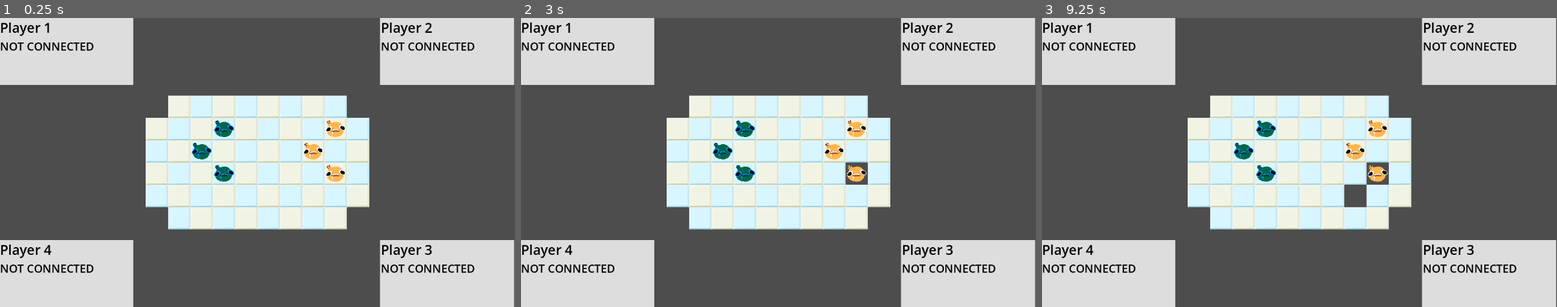
Above: before the commit, frames 1-3 (left to right).
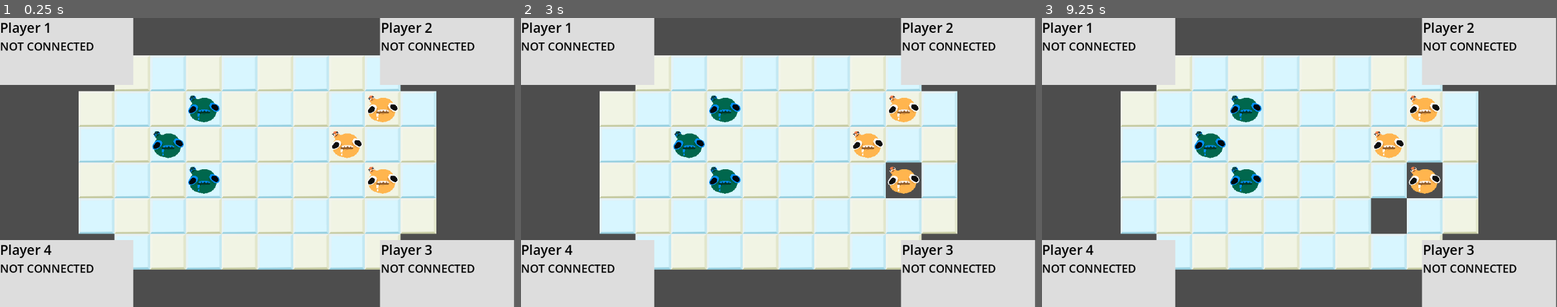
Above: after the commit, the same moments.

Repository: patator62180/GDWL_67
Game: Godot game, scene res://scenes/game/game.tscn
Two runs of this game, one before a commit and one after it. Both use one fixed random seed, a clock stepped at 60 frames per second and the inputs below. This scene is started directly instead of the project's main scene.
Inputs (mouse positions are in pixels of both pictures, inside the frame that each line leads up to):
- Up to frame 1 (0.25 s): no input
- Up to frame 2 (3 s): tap Enter (ui_accept) at 0.5, 0.77, 1.25, 1.52, 2, 2.75 s; move the mouse to (742, 127) at 0.52 s; hold Right (right) 0.53-1.28 s; click (742, 127) at 0.6 s; move the mouse to (721, 150) at 1.27 s; hold Down (down) 1.28-2.03 s; click (721, 150) at 1.35 s; move the mouse to (742, 174) at 2.02 s; hold Right (right) 2.03-2.78 s; click (742, 174) at 2.1 s; move the mouse to (855, 127) at 2.77 s; hold Up (up) from 2.78 s (still down); click (855, 127) at 2.85 s
- Up to frame 3 (9.25 s): tap Enter (ui_accept) at 3.02, 3.5, 3.77, 4.25, 4.52, 6.02, 6.77, 7.52, 9.02 s; move the mouse to (1356, 150) at 3.52 s; release Up (up) at 3.53 s; hold Left (left) 3.53-5.03 s; click (1356, 150) at 3.6 s; move the mouse to (1376, 174) at 4.27 s; click (1376, 174) at 4.35 s; move the mouse to (1325, 162) at 5.02 s; hold Down (down) 5.03-5.78 s; click (1325, 162) at 5.1 s; move the mouse to (1222, 90) at 5.77 s; hold Right (right) 5.78-6.53 s; click (1222, 90) at 5.85 s; move the mouse to (1412, 148) at 6.52 s; hold Up (up) 6.53-7.28 s; click (1412, 148) at 6.6 s; move the mouse to (1196, 176) at 7.27 s; hold Right (right) 7.28-8.03 s; click (1196, 176) at 7.35 s; move the mouse to (1351, 98) at 8.02 s; hold Down (down) 8.03-8.78 s; click (1351, 98) at 8.1 s; move the mouse to (1273, 220) at 8.77 s; hold Left (left) from 8.78 s (still down); click (1273, 220) at 8.85 s

The runs differ from the first frame. In frame 1, 38% of the frame differs, in the area x 15-85%, y 12-88%; in frame 2, 38%; in frame 3, 38%.
Error in both runs: Invalid access to property or key 'peer_player_joined' on a base object of type 'Nil'. (res://scenes/game/game.gd:19)

Commit message:
player moves over time

Diff:
--- a/scenes/game/game.tscn
+++ b/scenes/game/game.tscn
@@ -128,7 +128,7 @@
 position = Vector2(300, 0)
 
 [node name="Camera2D" type="Camera2D" parent="."]
-zoom = Vector2(0.5, 0.5)
+zoom = Vector2(0.8, 0.8)
 
 [editable path="Player0Manager"]
 [editable path="Player1Manager"]
--- a/scenes/player/player.gd
+++ b/scenes/player/player.gd
@@ -7,6 +7,13 @@
 var tile_size = 100
 
 var grid_pos = Vector2.ZERO
+
+var is_moving = false
+var start_pos = Vector2.ZERO
+var target_pos = Vector2.ZERO
+
+var timer = 0.0
+var timer_max = 0.25
 
 @export var raycast: RayCast2D
 
@@ -20,8 +27,20 @@
 @rpc("any_peer")
 func move_to(position: Vector2):
     if multiplayer and multiplayer.is_server():
-        self.position = position
-        played.emit()
+        is_moving = true
+        start_pos = self.position
+        target_pos = position
+        timer = 0
+
+func _process(delta):
+    if is_moving and multiplayer and multiplayer.is_server():
+        self.position = lerp(start_pos, target_pos, timer/timer_max)
+        timer += delta
+
+        if timer >= timer_max:
+            self.position = target_pos
+            is_moving = false
+            played.emit()
 
 func can_move_to(grid_pos: Vector2):
     return self.grid_pos.distance_to(grid_pos) <= 1
